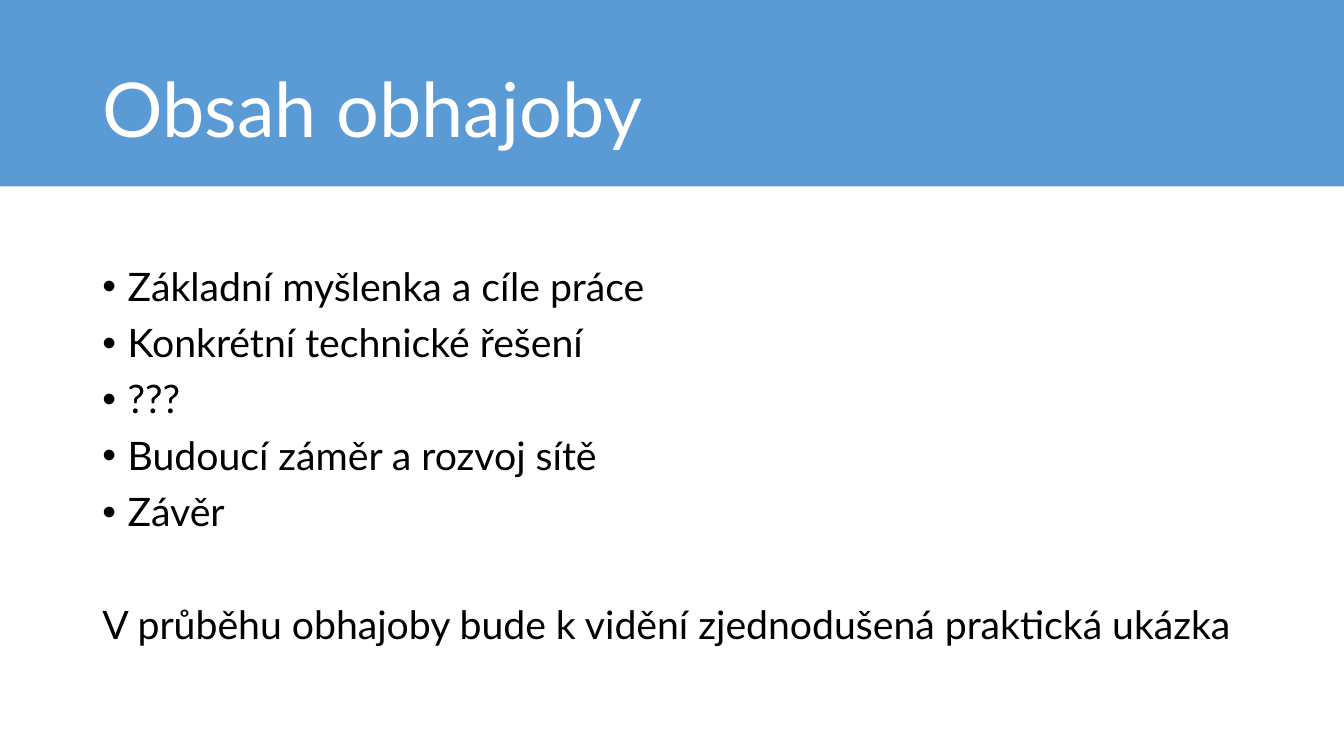
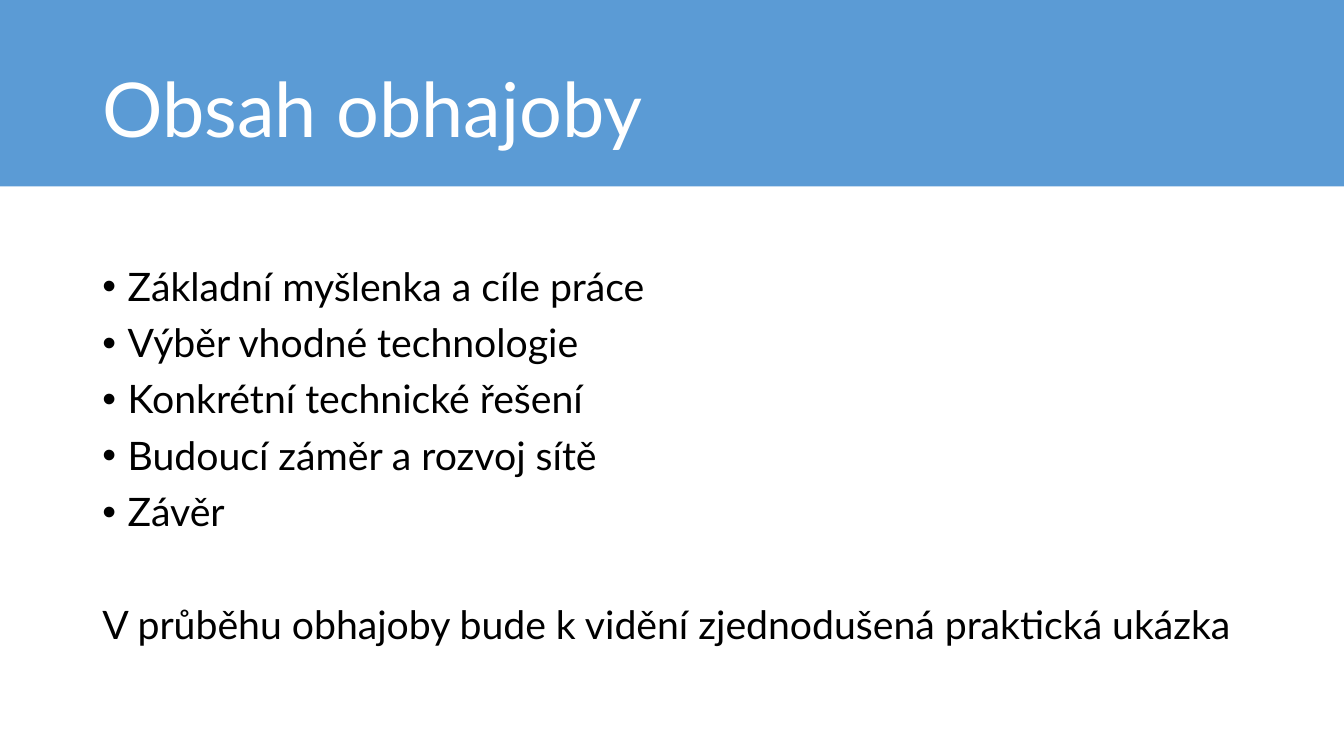
Before and after one commit to mrtnzlml-archive/Real-time-WS, a slide deck: slide 2 of obhajoba.pptx. Drawn at 1344x756 pixels with LibreOffice and Linux fonts; fonts in the diff are those of the drawing. Boxes give left, top, right and bottom in pixels: in the first picture for what was removed or moved away, otherwise in the second. Text is boxed around its words. In the diff, an @@ line names an element or a change of style, - is before the commit and + after.

```diff
--- a/obhajoba.pptx
+++ b/obhajoba.pptx
@@ text at box(102, 272, 1230, 646): paragraph removed @@
-• ???
@@ text at box(128, 328, 578, 364): paragraph added @@
+• Výběr vhodné technologie
```
Also in this commit, not shown: 5 other slides changed, 1 slide added, 1 slide removed, 15 other files.
